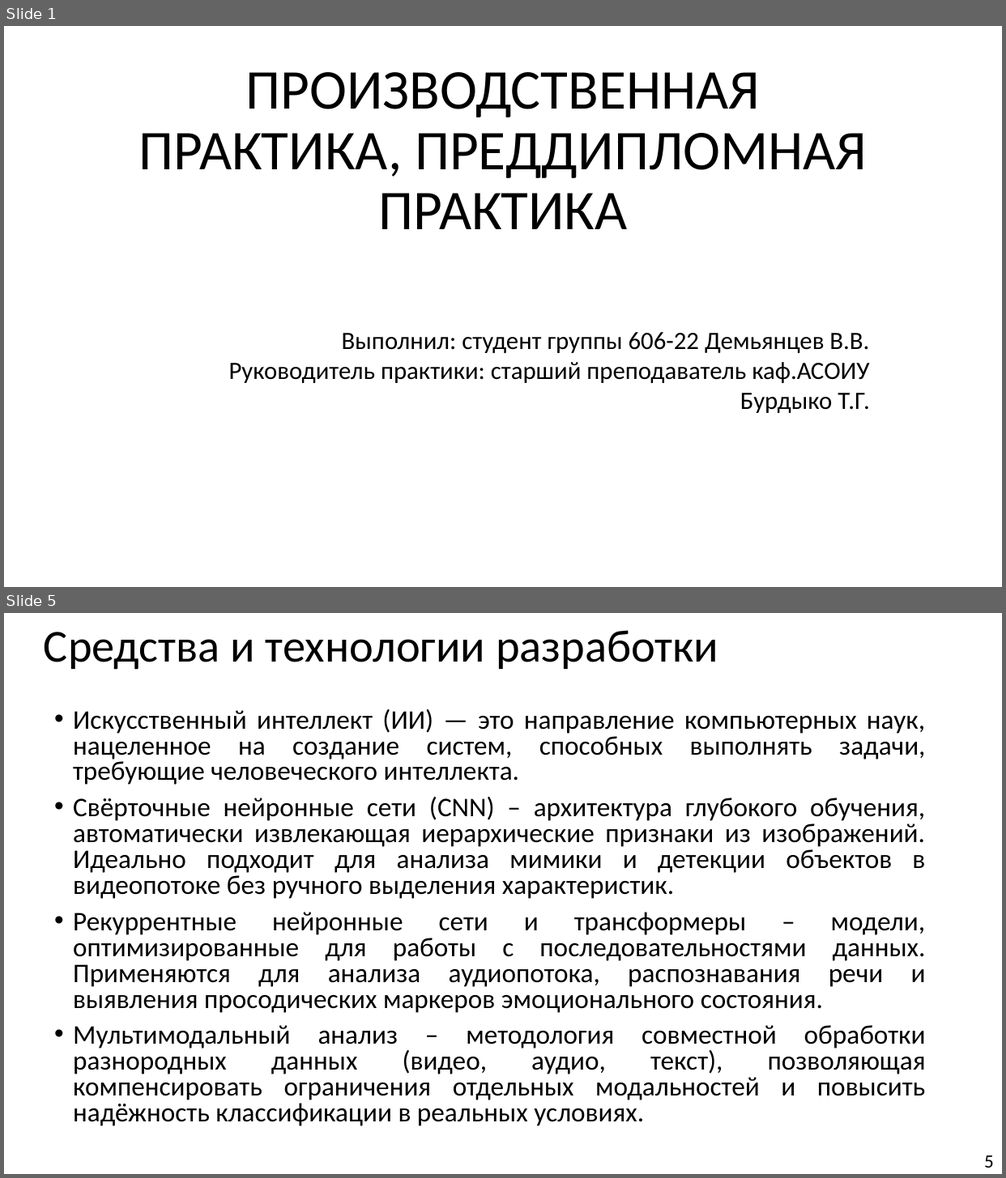
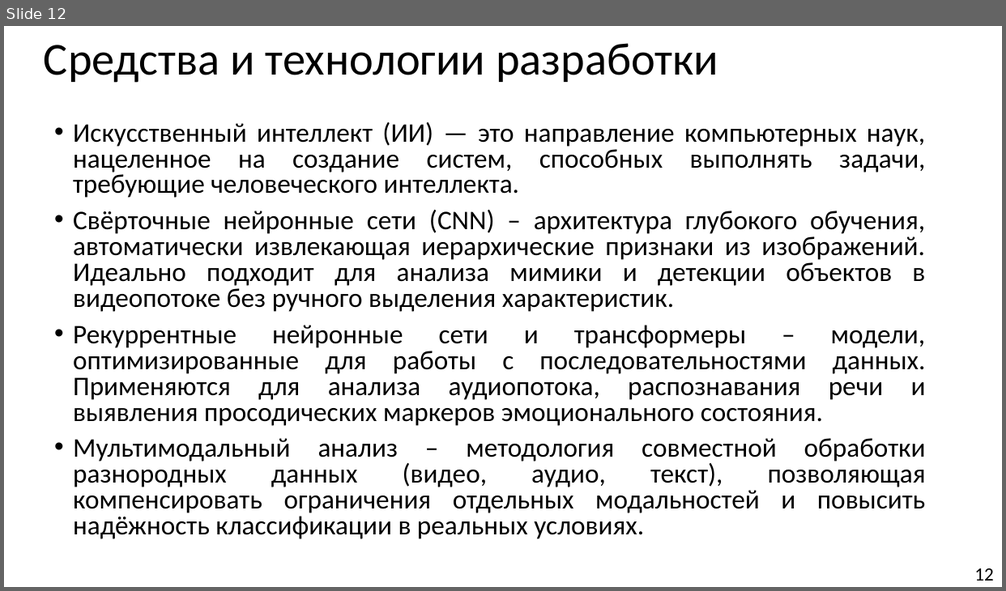
Before and after one commit to Hetsunya/diplom-docs, a slide deck: вкр/презентация по_преддипломной_практике_Демьянцев_Виталий_Владиславович_606_22 (1).pptx. Shown one above the other, each under a label of ours: slides 1 and 5 before the commit, slide 12 after it; the slides between them are not shown. The pictures are 1006x1178 and 1006x591 pixels, drawn with LibreOffice and Linux fonts; fonts in the diff are those of the drawing. Boxes give left, top, right and bottom in pixels: in the first picture for what was removed or moved away, otherwise in the second. Text is boxed around its words. In the diff, an @@ line names an element or a change of style, - is before the commit and + after.

```diff
--- a/вкр/презентация по_преддипломной_практике_Демьянцев_Виталий_Владиславович_606_22 (1).pptx
+++ b/вкр/презентация по_преддипломной_практике_Демьянцев_Виталий_Владиславович_606_22 (1).pptx
@@ slide 1 removed at (4,26,1002,587), background #FFFFFF @@
@@ title removed at (138,72,867,229) @@
-ПРОИЗВОДСТВЕННАЯ ПРАКТИКА, ПРЕДДИПЛОМНАЯ ПРАКТИКА
@@ subtitle removed at (229,332,869,413) @@
-Выполнил: студент группы 606-22 Демьянцев В.В.
-Руководитель практики: старший преподаватель каф.АСОИУ Бурдыко Т.Г.
@@ what was slide 5 is now slide 12 @@
@@ page number at (974,569,993,581): text changed @@
-5
+12
```
Also in this commit, not shown: 8 slides changed, 8 slides added, 5 other slides removed, 4 other files.
